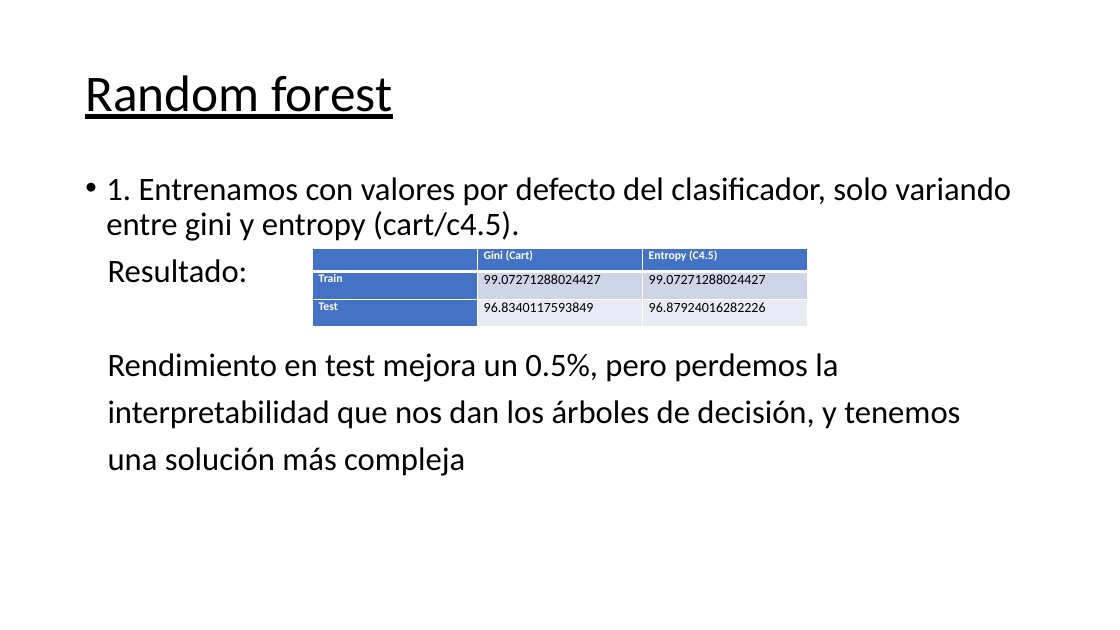
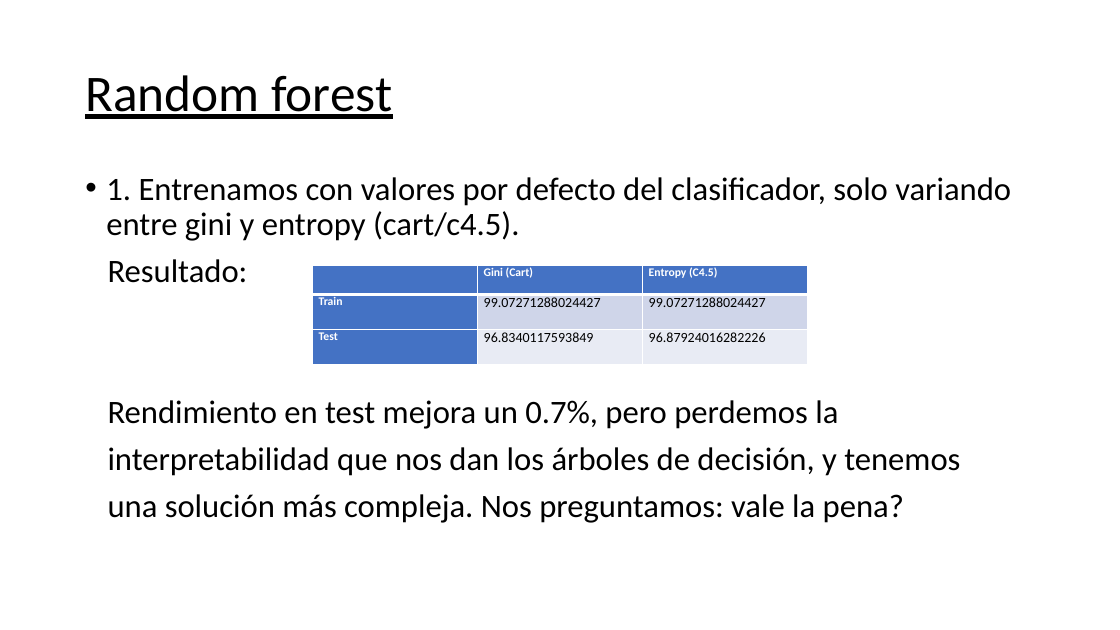
Before and after one commit to FernandoWajl/mineria-datos-phising, a slide deck: slide 8 of Trabajo final/presentacion phishing.pptx. Drawn at 1120x630 pixels with LibreOffice and Linux fonts; fonts in the diff are those of the drawing. Boxes give left, top, right and bottom in pixels: in the first picture for what was removed or moved away, otherwise in the second. Text is boxed around its words. In the diff, an @@ line names an element or a change of style, - is before the commit and + after.

```diff
--- a/Trabajo final/presentacion phishing.pptx
+++ b/Trabajo final/presentacion phishing.pptx
@@ table: place and size @@
-table at [313, 248, 807, 327]
+table at [313, 266, 807, 365]
@@ text at [108, 400, 838, 429]: text changed @@
-Rendimiento en test mejora un 0.5%, pero perdemos la
+Rendimiento en test mejora un 0.7%, pero perdemos la
@@ text at [108, 494, 904, 523]: text changed @@
-una solución más compleja
+una solución más compleja. Nos preguntamos: vale la pena?
```
Also in this commit, not shown: 4 other slides changed, 2 other files.
